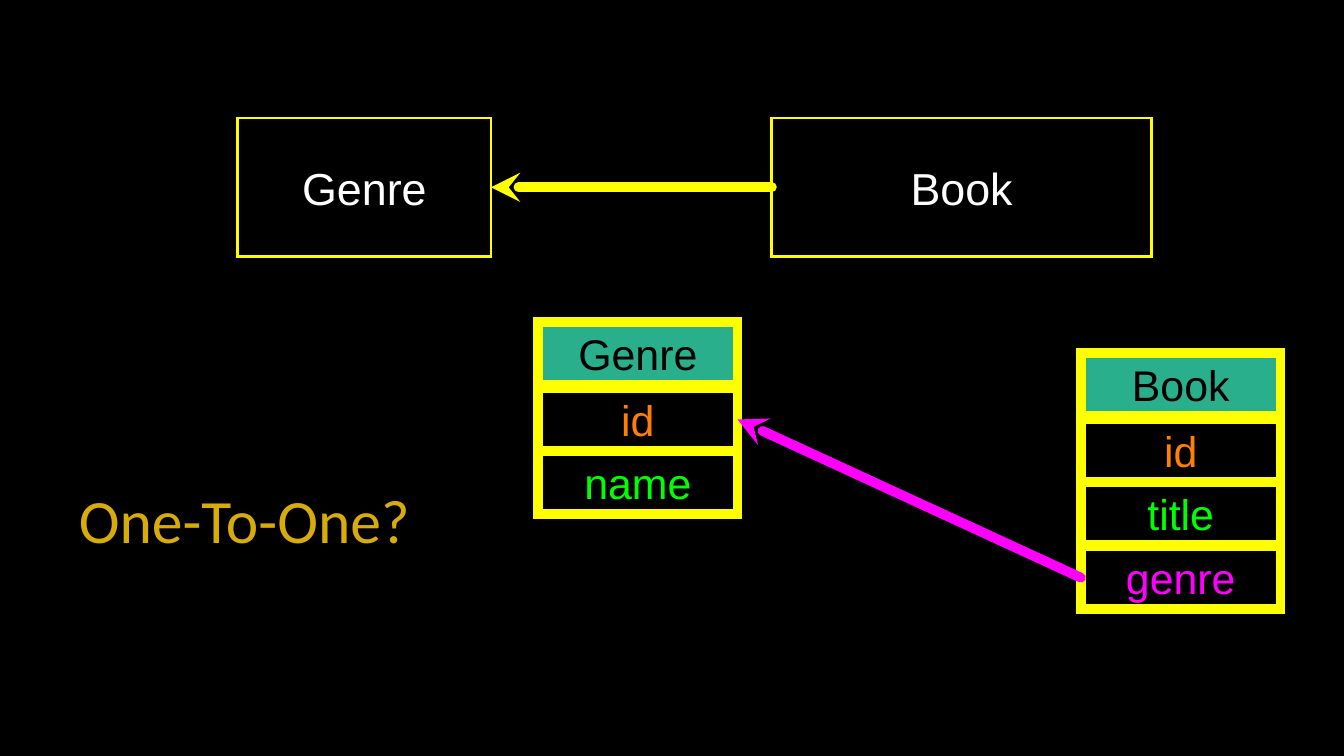
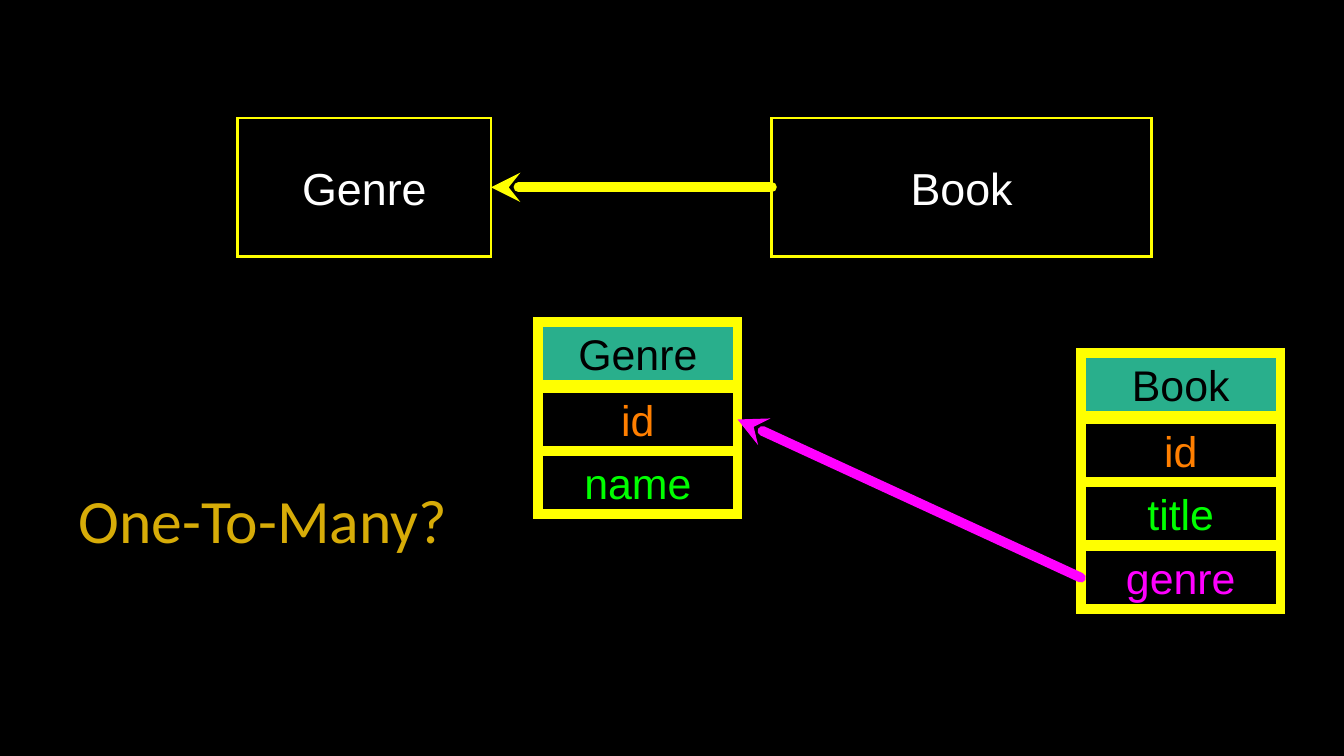
Before and after one commit to csev/dj4e, a slide deck: slide 6 of lectures/DJ-04-Many-To-Many.pptx. Drawn at 1344x756 pixels with LibreOffice and Linux fonts; fonts in the diff are those of the drawing. Boxes give left, top, right and bottom in pixels: in the first picture for what was removed or moved away, otherwise in the second. Text is boxed around its words. In the diff, an @@ line names an element or a change of style, - is before the commit and + after.

```diff
--- a/lectures/DJ-04-Many-To-Many.pptx
+++ b/lectures/DJ-04-Many-To-Many.pptx
@@ title at (79, 501, 447, 553): text changed @@
-One-To-One?
+One-To-Many?
```
Also in this commit, not shown: 2 other files.
